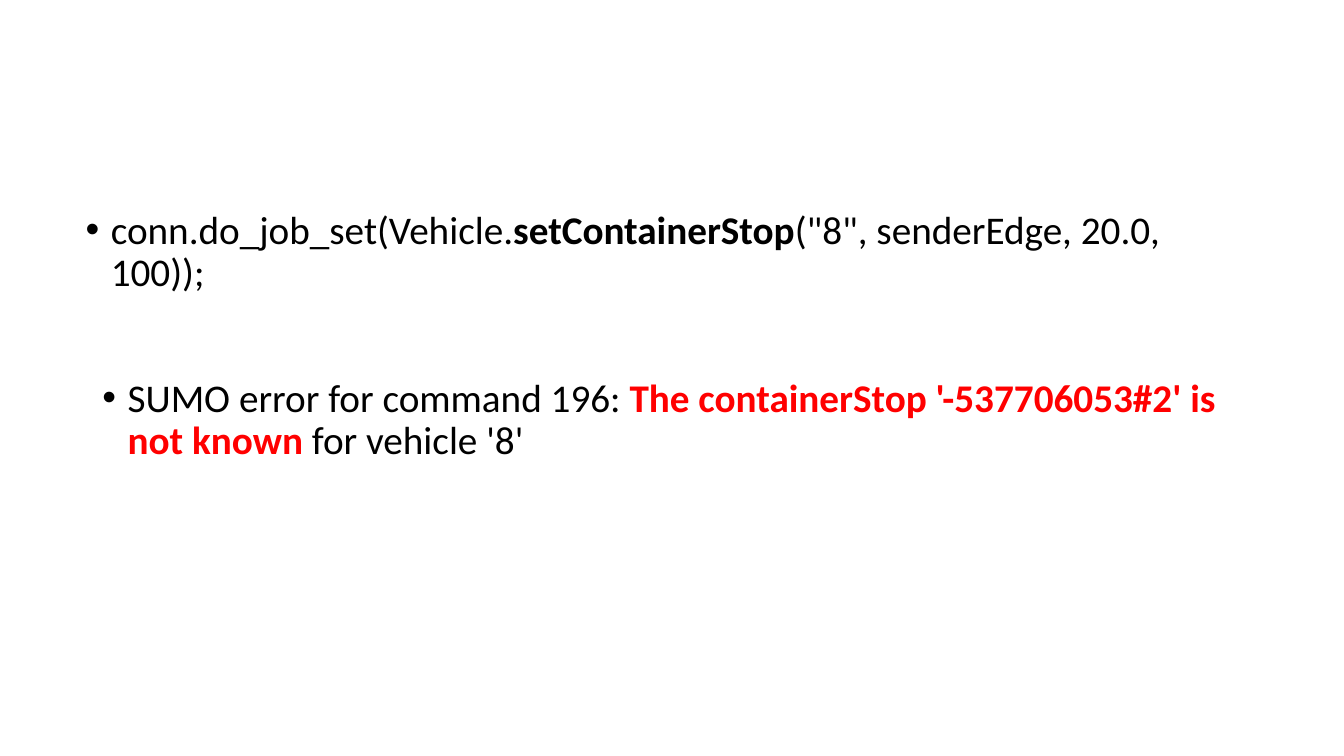
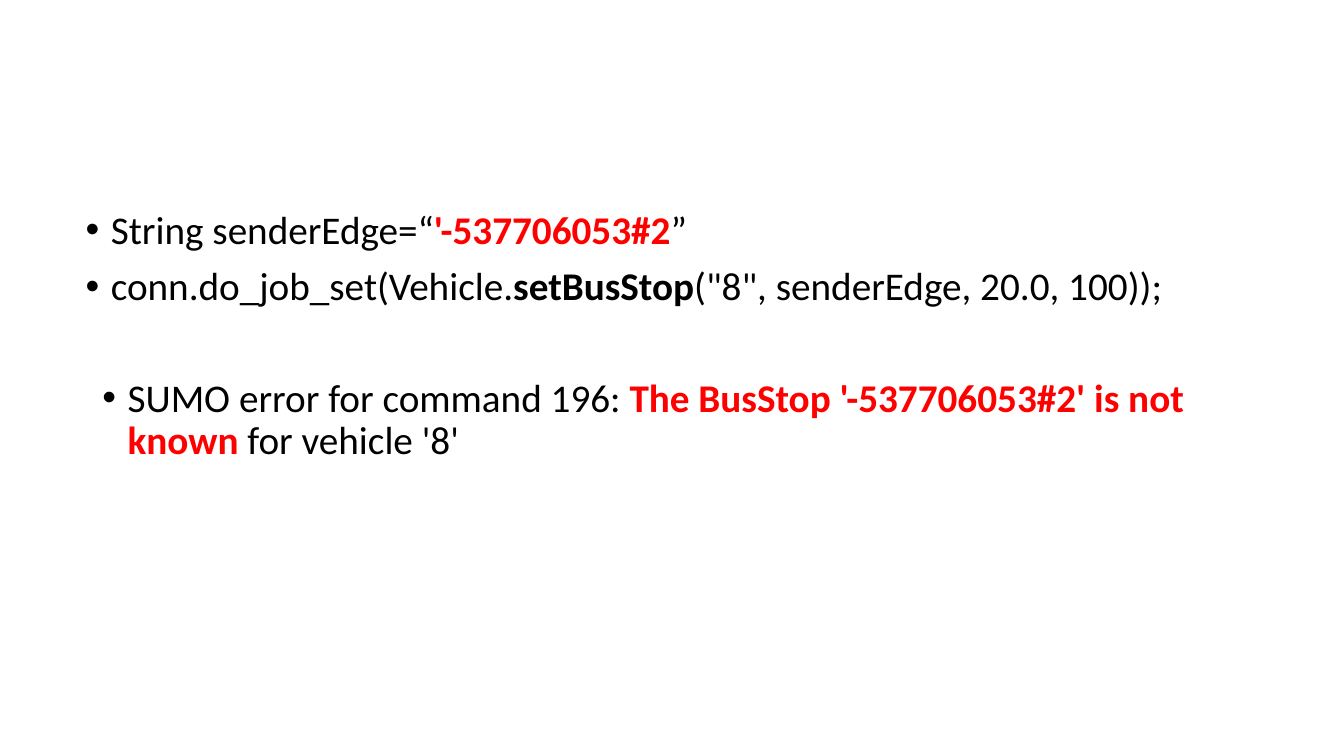
Before and after one commit to YenKang/Smart-Logistics-Plan, a slide deck: slide 46 of eclipse workspace/java_library/sumo_implementation recording.pptx (slide 47 before the commit). Drawn at 1344x756 pixels with LibreOffice and Linux fonts; fonts in the diff are those of the drawing. Boxes give left, top, right and bottom in pixels: in the first picture for what was removed or moved away, otherwise in the second. Text is boxed around its words. In the diff, an @@ line names an element or a change of style, - is before the commit and + after.

```diff
--- a/eclipse workspace/java_library/sumo_implementation recording.pptx
+++ b/eclipse workspace/java_library/sumo_implementation recording.pptx
@@ text at <box>111,216,1162,307</box>: text changed @@
-• conn.do_job_set(Vehicle.setContainerStop("8", senderEdge, 20.0, 100));
+• String senderEdge=“'-537706053#2”
+• conn.do_job_set(Vehicle.setBusStop("8", senderEdge, 20.0, 100));
@@ text at <box>128,384,1184,455</box>: text changed; text colour #FF0000 to #000000; bold off @@
-• SUMO error for command 196: The containerStop '-537706053#2' is not known for vehicle '8'
+• SUMO error for command 196: The BusStop '-537706053#2' is not known for vehicle '8'
```
Also in this commit, not shown: 2 other slides changed, 9 slides added, 1 slide removed, 8 other files.
